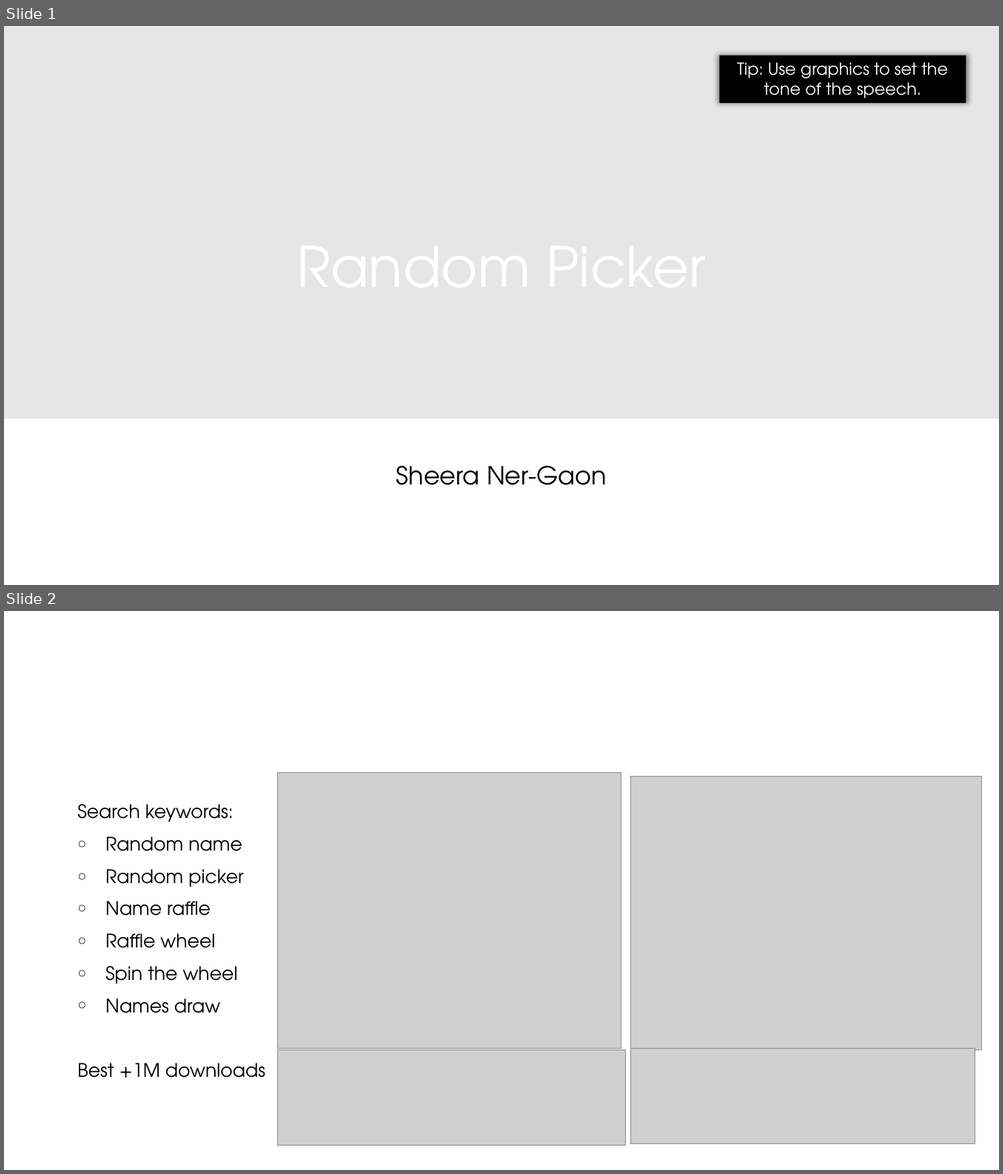
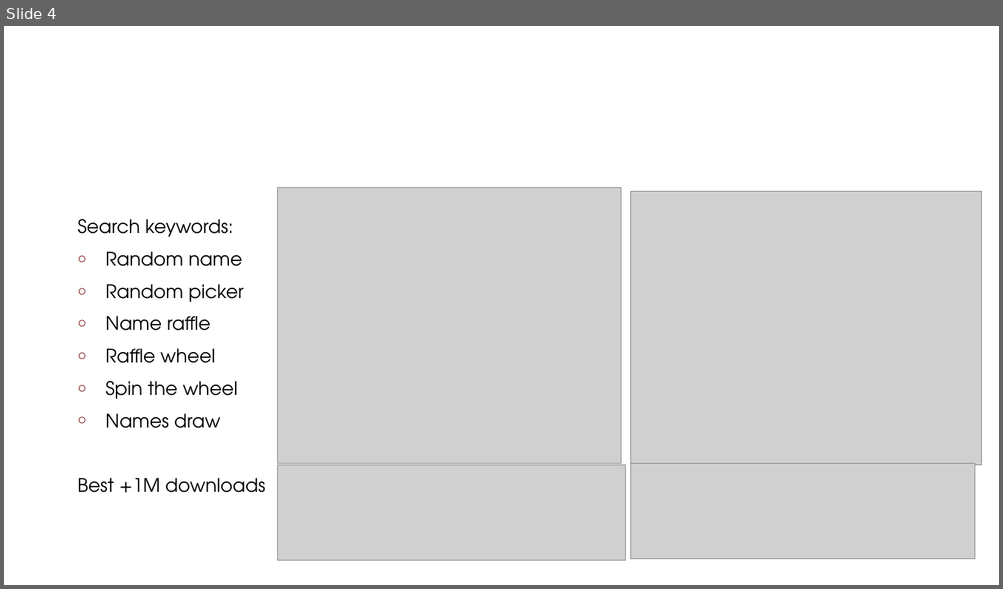
Before and after one commit to SheeraNergaon/RandomPicker, a slide deck: Random Picker.pptx. Shown one above the other, each under a label of ours: slides 1 and 2 before the commit, slide 4 after it. The pictures are 1003x1174 and 1003x589 pixels, drawn with LibreOffice and Linux fonts; fonts in the diff are those of the drawing; grey boxes stand for pictures; background and template pictures are left out. Boxes give left, top, right and bottom in pixels: in the first picture for what was removed or moved away, otherwise in the second. Text is boxed around its words. In the diff, an @@ line names an element or a change of style, - is before the commit and + after.

Commit message:
random picker project

```diff
--- a/Random Picker.pptx
+++ b/Random Picker.pptx
@@ slide 1 removed at <box>4,26,999,585</box>, background #E7E6E6 @@
@@ rectangle removed at <box>720,55,966,103</box> @@
-Tip: Use graphics to set the tone of the speech.
@@ title removed at <box>71,144,933,386</box> @@
-Random Picker
@@ rectangle removed at <box>4,419,999,585</box> @@
@@ subtitle removed at <box>396,466,606,486</box> @@
-Sheera Ner-Gaon
@@ what was slide 2 is now slide 4 @@
```
Also in this commit, not shown: 17 slides added, 7 other slides removed, 9 other files.
